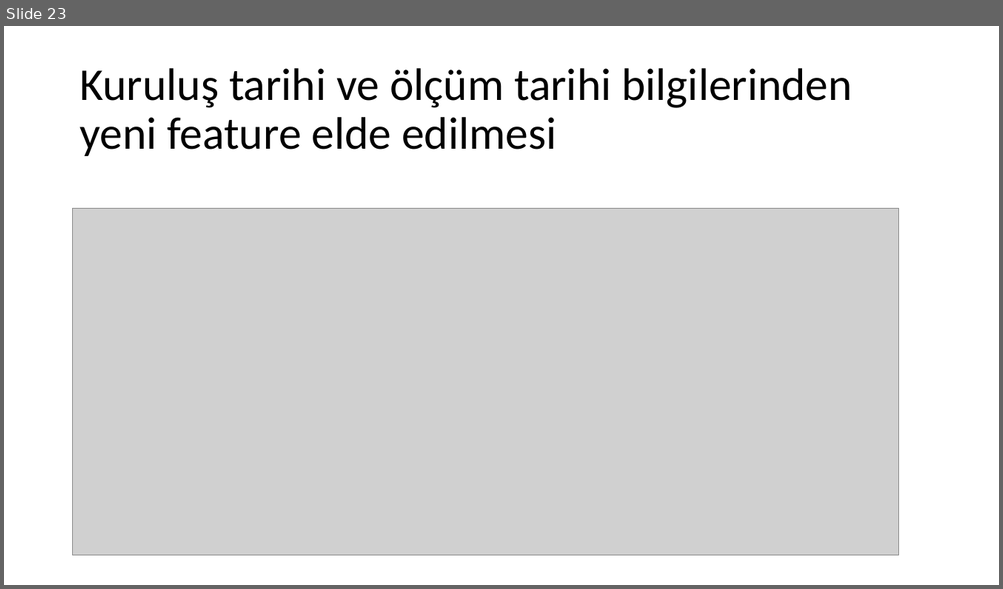
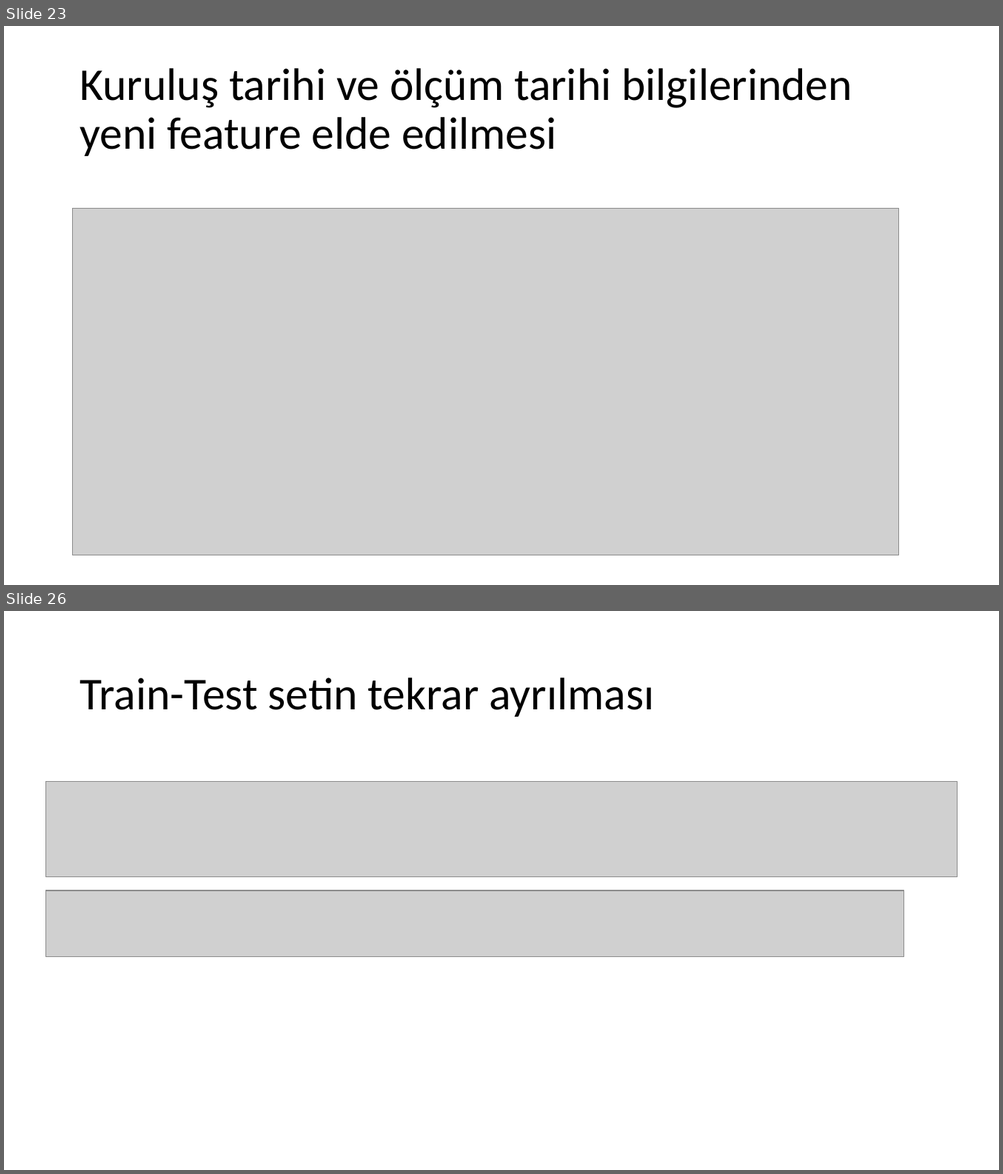
Before and after one commit to ayberkuslu/MLProject, a slide deck: FeatureSelection.pptx. Shown one above the other, each under a label of ours: slide 23 before the commit, slides 23 and 26 after it; the slides between them are not shown. The pictures are 1003x589 and 1003x1174 pixels, drawn with LibreOffice and Linux fonts; fonts in the diff are those of the drawing; grey boxes stand for pictures. Boxes give left, top, right and bottom in pixels: in the first picture for what was removed or moved away, otherwise in the second. Text is boxed around its words. In the diff, an @@ line names an element or a change of style, - is before the commit and + after.

```diff
--- a/FeatureSelection.pptx
+++ b/FeatureSelection.pptx
@@ slide 26 added at [4,611,999,1170], background #FFFFFF @@
@@ title added at [79,678,654,717], 44 pt, text #000000 @@
+Train-Test setin tekrar ayrılması
@@ picture added at [45,782,957,877] @@
@@ picture added at [45,891,904,957] @@
```
Also in this commit, not shown: 1 slide changed, 3 other slides added, 1 other file.
